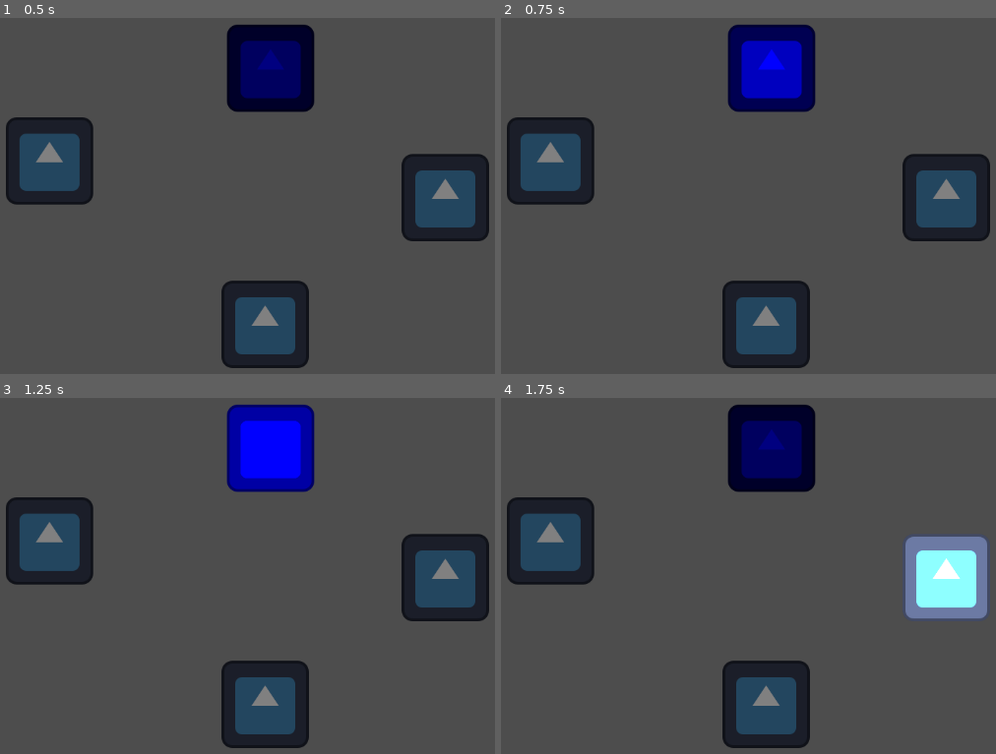
Above: before the commit, frames 1-4 (two rows, left to right).
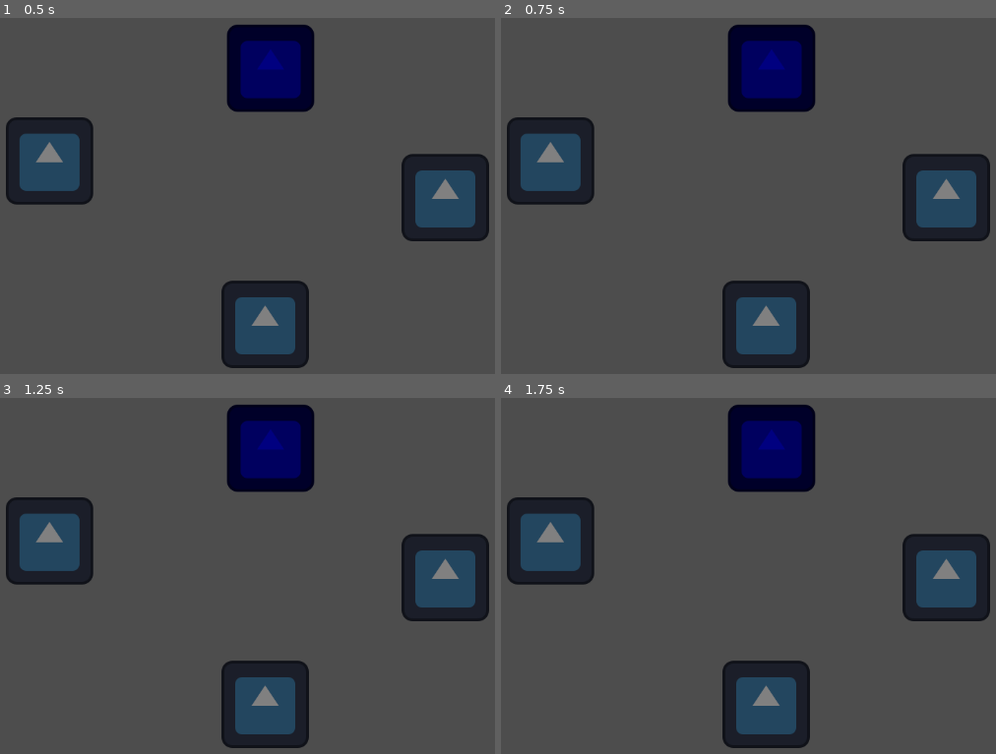
Above: after the commit, the same moments.

Repository: jphulse/591_escape_room
Game: Godot game, scene res://puzzles/microgames/simon/simon.tscn
Same seed, same stepped clock (60 frames per second), same inputs: the game is played once before the commit and once after it. This scene is started directly instead of the project's main scene. The engine's default icon, where the game draws it, is replaced by a stand-in: a white triangle on a blue panel in a dark square.
Inputs (mouse positions are in pixels of both pictures, inside the frame that each line leads up to):
- Up to frame 1 (0.5 s): no input
- Up to frame 2 (0.75 s): tap Enter at 0.5 s; move the mouse to (773, 67) at 0.52 s; hold D (move_right) from 0.53 s (still down); tap E (interact) at 0.6 s; click (773, 67) at 0.67 s
- Up to frame 3 (1.25 s): keep holding D (move_right)
- Up to frame 4 (1.75 s): tap Space at 1.25 s; move the mouse to (946, 576) at 1.27 s; release D (move_right) at 1.28 s; hold S (move_down) from 1.28 s (still down); tap E (interact) at 1.35 s; click (946, 576) at 1.42 s

Frame 1 is identical in both runs. In frame 2, 4.2% of the frame differs, in the area x 45-64%, y 1-27%; in frame 3, 4.3%; in frame 4, 4.3%, in the area x 81-99%, y 38-63%.

Commit message:
wip simon

Diff:
--- a/escape-room/puzzles/microgames/simon/simon.gd
+++ b/escape-room/puzzles/microgames/simon/simon.gd
@@ -1,5 +1,12 @@
 extends Puzzle
 
+enum Direction {
+	TOP, RIGHT, BOTTOM, LEFT
+}
+@export_group("Simon game info")
+@export var cycles : int = 3
+@export var first_cycle_length := 4
+@export var cycle_delta := 1
 
 @export_group("Shader info")
 @export_range(0.0, 1.0) var darkness_mult : float = .5
@@ -8,6 +15,24 @@
 @onready var right_sprite : SimonButton = $RightSprite
 @onready var bottom_sprite : SimonButton = $BottomSprite
 @onready var left_sprite : SimonButton = $LeftSprite
+
+@onready var cycle_timer : Timer = $CycleTimer
+@onready var sequence_timer : Timer = $SequenceTimer
+
+
+var sequence : Array[Direction] = []
+var sprite_map : Dictionary[SimonButton, Direction]
+var cycle := 0
+
+func start_round() -> void:
+	sequence.clear()
+	for button : SimonButton in sprite_map.keys():
+		button.selectable = false
+	for i in range(first_cycle_length + cycle * cycle_delta):
+		sequence.append(Direction.values().pick_random())
+	print(sequence)
+
+
 
 func _ready() -> void:
 	top_sprite.darkness_mult = darkness_mult
@@ -18,5 +43,25 @@
 	right_sprite.set_instance_shader_value("darkness_mult", darkness_mult)
 	bottom_sprite.set_instance_shader_value("darkness_mult", darkness_mult)
 	left_sprite.set_instance_shader_value("darkness_mult", darkness_mult)
+	sprite_map[top_sprite] = Direction.TOP
+	sprite_map[right_sprite] = Direction.RIGHT
+	sprite_map[bottom_sprite] = Direction.BOTTOM
+	sprite_map[left_sprite] = Direction.LEFT
+	start_round()
 
 # Called when the node enters the scene tree for the first time.
+
+
+func _on_cycle_timer_timeout() -> void:
+	pass # Replace with function body.
+
+
+func _on_sequence_timer_timeout() -> void:
+	pass # Replace with function body.
+
+
+func _on_button_pressed(caller: SimonButton) -> void:
+	if sequence.front() == sprite_map[caller]:
+		sequence.pop_front()
+		if sequence.is_empty():
+			print("Solved")
--- a/escape-room/puzzles/microgames/simon/simon.tscn
+++ b/escape-room/puzzles/microgames/simon/simon.tscn
@@ -86,15 +86,25 @@
 [node name="CooldownTimer" type="Timer" parent="LeftSprite" unique_id=1575896090]
 one_shot = true
 
+[node name="SequenceTimer" type="Timer" parent="." unique_id=1787674995]
+
+[node name="CycleTimer" type="Timer" parent="." unique_id=364116121]
+
+[connection signal="pressed" from="TopSprite" to="." method="_on_button_pressed"]
 [connection signal="mouse_entered" from="TopSprite/Area" to="TopSprite" method="_on_area_mouse_entered"]
 [connection signal="mouse_exited" from="TopSprite/Area" to="TopSprite" method="_on_area_mouse_exited"]
 [connection signal="timeout" from="TopSprite/CooldownTimer" to="TopSprite" method="_on_cooldown_timer_timeout"]
+[connection signal="pressed" from="RightSprite" to="." method="_on_button_pressed"]
 [connection signal="mouse_entered" from="RightSprite/Area" to="RightSprite" method="_on_area_mouse_entered"]
 [connection signal="mouse_exited" from="RightSprite/Area" to="RightSprite" method="_on_area_mouse_exited"]
 [connection signal="timeout" from="RightSprite/CooldownTimer" to="RightSprite" method="_on_cooldown_timer_timeout"]
+[connection signal="pressed" from="BottomSprite" to="." method="_on_button_pressed"]
 [connection signal="mouse_entered" from="BottomSprite/Area" to="BottomSprite" method="_on_area_mouse_entered"]
 [connection signal="mouse_exited" from="BottomSprite/Area" to="BottomSprite" method="_on_area_mouse_exited"]
 [connection signal="timeout" from="BottomSprite/CooldownTimer" to="BottomSprite" method="_on_cooldown_timer_timeout"]
+[connection signal="pressed" from="LeftSprite" to="." method="_on_button_pressed"]
 [connection signal="mouse_entered" from="LeftSprite/Area" to="LeftSprite" method="_on_area_mouse_entered"]
 [connection signal="mouse_exited" from="LeftSprite/Area" to="LeftSprite" method="_on_area_mouse_exited"]
 [connection signal="timeout" from="LeftSprite/CooldownTimer" to="LeftSprite" method="_on_cooldown_timer_timeout"]
+[connection signal="timeout" from="SequenceTimer" to="." method="_on_sequence_timer_timeout"]
+[connection signal="timeout" from="CycleTimer" to="." method="_on_cycle_timer_timeout"]
--- a/escape-room/puzzles/microgames/simon/simon_button.gd
+++ b/escape-room/puzzles/microgames/simon/simon_button.gd
@@ -2,15 +2,19 @@
 
 signal pressed(caller : SimonButton)
 
+
+
 @export var active_mult : float = 2.0
 @export var cooldown_tint : float = .5
 @export var cooldown_time := .25
+
 
 var darkness_mult : float = 1.0
 var active : bool = false
 var selectable : bool = true
 var released : bool = false
 var on_cooldown : bool = false
+
 
 @onready var cooldown_timer : Timer = $CooldownTimer
 
@@ -29,7 +33,7 @@
 
 func _unhandled_input(event: InputEvent) -> void:
 	if event is InputEventMouseButton:
-		if event.button_index == MOUSE_BUTTON_LEFT and active:
+		if event.button_index == MOUSE_BUTTON_LEFT and active and selectable:
 			if event.pressed:
 				click()
 			else:
@@ -57,5 +61,5 @@
 
 func _on_cooldown_timer_timeout() -> void:
 	on_cooldown = false
-	if released and active:
+	if released and active and selectable:
 		set_instance_shader_value("darkness_mult", active_mult)
